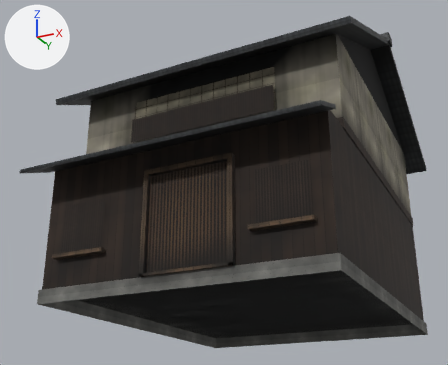
The glTF model Assets/Kit/machiya.glb as it was, and as the next commit left it.
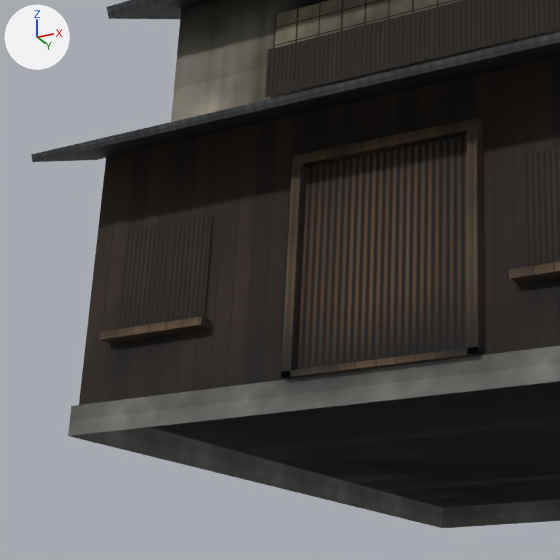
Old and new are each drawn whole from a 50 mm lens placed at (6.01, -13.88, -2.48), pointed at (-0.72, -0.42, 3.58) and again close up on the part from 1% to 61% of the width and 26% to 100% of the height. The lights are fixed; the arrows at upper left show +X, +Y and +Z. The first two pictures are the older version. Vertices at exactly the same position are counted once.

The older version as bpy lines, for what is in view:
```python
me_atom_machiya_001 = bpy.data.meshes.new('atom_machiya.001')
me_atom_machiya_001.from_pydata(...)  # 1005 vertices, 1886 faces; spans x -3.75..3.75, y -4.91..4.73, z 0.0..7.31
# faces by material slot: [190, 688, 12, 136, 24, 552, 268, 16]
me_atom_machiya_001.materials.append(mat_atom_concrete)
me_atom_machiya_001.materials.append(mat_atom_wood_dark)
me_atom_machiya_001.materials.append(mat_atom_door_lattice)
me_atom_machiya_001.materials.append(mat_atom_wood_light)
me_atom_machiya_001.materials.append(mat_atom_lattice)
me_atom_machiya_001.materials.append(mat_atom_roof_tile)
me_atom_machiya_001.materials.append(mat_atom_plaster)
me_atom_machiya_001.materials.append(mat_atom_shoji)
ob_machiya = bpy.data.objects.new('machiya', me_atom_machiya_001)
ob_machiya.location = (0.0, 0.0, 0.0)
```
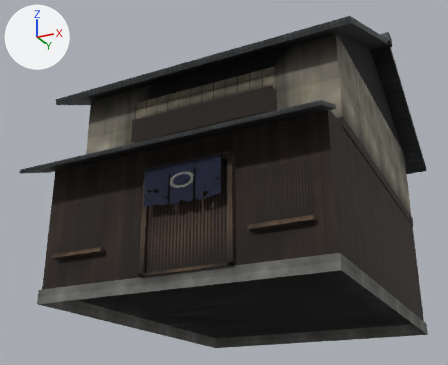
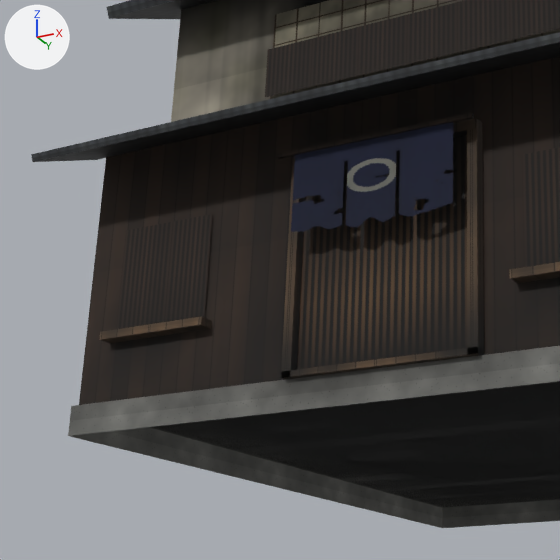
Pixel boxes (x1, y1, x2, y2) of what changed, in the close-ups (560 x 560 px):
part 1 of me_atom_machiya_001, added (blue): after (291, 122, 453, 232)
part 2 of me_atom_machiya_001, recoloured (darker): (289, 124, 472, 266) in both

Diff of the bpy script that builds the scene:
```diff
--- a/Assets/Kit/machiya.glb.py
+++ b/Assets/Kit/machiya.glb.py
@@ img_atom_noren @@
+img_atom_noren = load_image('atom_noren', '_unpacked/atom_noren', 128, 128, 'sRGB')
@@ mat_atom_noren @@
+mat_atom_noren = bpy.data.materials.new('atom_noren')
+# uses the picture img_atom_noren
@@ me_atom_machiya_001 @@
 # used by ob_machiya; location = (0.0, 0.0, 0.0)
 # verts and faces of me_atom_machiya_001; kept vertices keep their numbers, new ones are numbered from 1005
-me_atom_machiya_001.from_pydata(...)  # 1005 vertices, 1886 faces; spans x -3.75..3.75, y -4.91..4.73, z 0.0..7.31
+me_atom_machiya_001.from_pydata(...)  # 1039 vertices, 1938 faces; spans x -3.75..3.75, y -4.91..4.73, z 0.0..7.31
+# me_atom_machiya_001 part 1
+verts[1005] = (-0.55, -4.3, 1.45)
+verts[1006] = (0.3, -4.3, 1.45)
+verts[1007] = (1.15, -4.3, 1.45)
+for new, old in zip([1008, 1009, 1010], [1005, 1006, 1007]): verts[new] = verts[old] + (0.0, 0.0, 0.97)
+faces += [(1005, 1006, 1009), (1005, 1009, 1008), (1006, 1007, 1010), (1006, 1010, 1009)]  # mat_atom_noren
+# me_atom_machiya_001 part 2: 221 kept faces spanning x -3.75..3.75, y -4.91..4.67, z 0.0..7.31 get new vertex colours; the middle colour goes from grey #a2a2a0 to grey #a2a1a0
+# other edits to the shape of me_atom_machiya_001 do not show in these pictures
 me_atom_machiya_001.materials.append(mat_atom_concrete)
@@ me_atom_machiya_001 @@
 me_atom_machiya_001.materials.append(mat_atom_shoji)
+me_atom_machiya_001.materials.append(mat_atom_noren)
```
